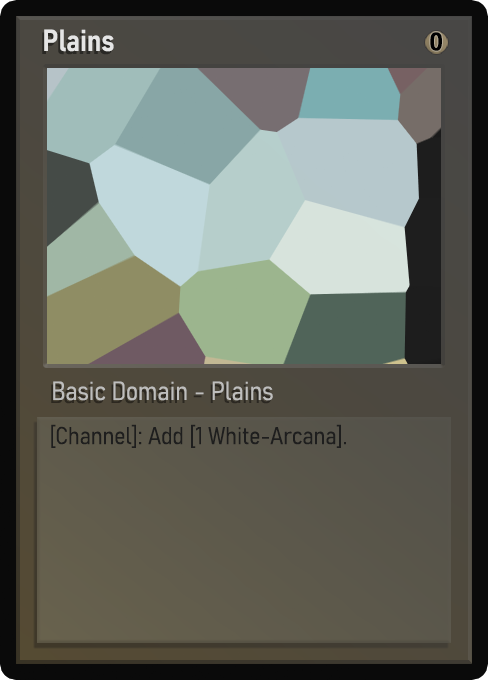
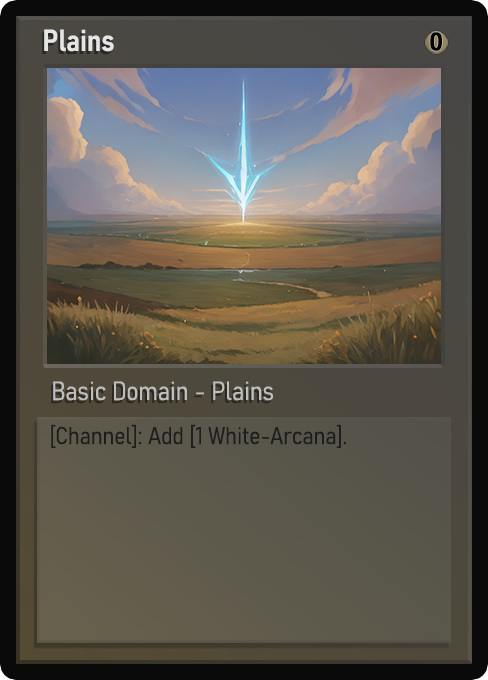
The second (488, 680) image is a revision of the first. Changes to its layers:
painted on "Name" over bbox(51, 33, 114, 51)
painted on "Class" over bbox(53, 381, 274, 401)
painted on "Desc_norm" over bbox(58, 428, 336, 445)
painted on "Artwork" over bbox(47, 68, 441, 364)
